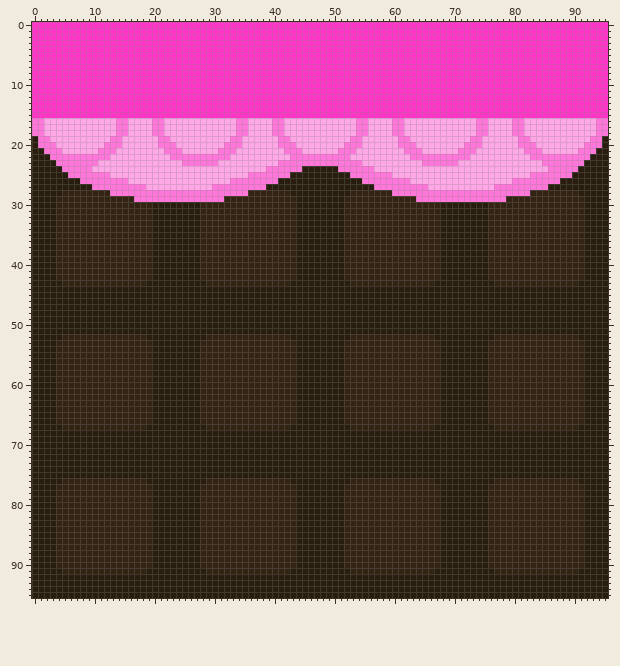
Sprite sheet, stored at Assets/TilePalette/CandyLandBubblegumSurface.png. Above: the version before the commit.
The file is 96x96 pixels.
After the commit:
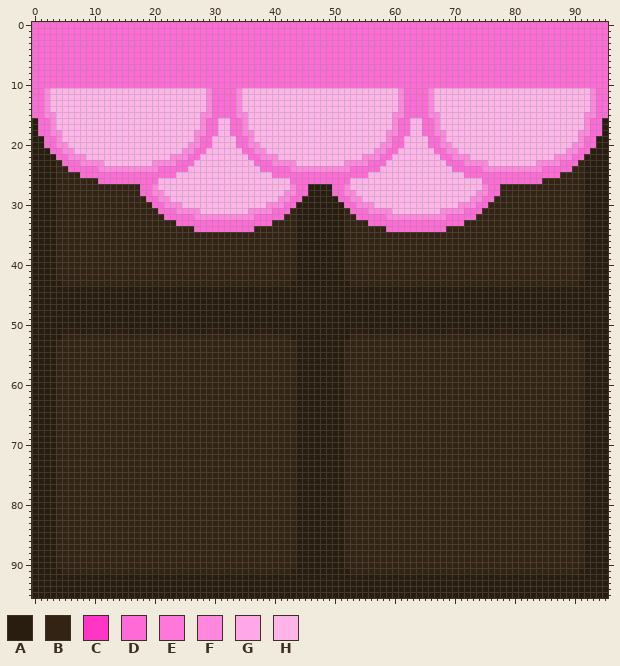
Palette (. is transparent): A #291d0f  B #332312  C #ff35c8  D #ff6ad6  E #ff77da  F #ff88de  G #ffa7e7  H #ffb4ea
Author's note on the commit: Fixed the candyland ground sprites and the bubblegum flooring.
What changed:
y 0..10: x 0..95 CCCCCCCCCCCCCCCCCCCCCCCCCCCCCCCCCCCCCCCCCCCCCCCCCCCCCCCCCCCCCCCCCCCCCCCCCCCCCCCCCCCCCCCCCCCCCCCC -> DDDDDDDDDDDDDDDDDDDDDDDDDDDDDDDDDDDDDDDDDDDDDDDDDDDDDDDDDDDDDDDDDDDDDDDDDDDDDDDDDDDDDDDDDDDDDDDD
y 11..14: x 0..95 CCCCCCCCCCCCCCCCCCCCCCCCCCCCCCCCCCCCCCCCCCCCCCCCCCCCCCCCCCCCCCCCCCCCCCCCCCCCCCCCCCCCCCCCCCCCCCCC -> DDFHHHHHHHHHHHHHHHHHHHHHHHHHHFDDDDFHHHHHHHHHHHHHHHHHHHHHHHHHHFDDDDFHHHHHHHHHHHHHHHHHHHHHHHHHHFDD
y 15: x 0..95 CCCCCCCCCCCCCCCCCCCCCCCCCCCCCCCCCCCCCCCCCCCCCCCCCCCCCCCCCCCCCCCCCCCCCCCCCCCCCCCCCCCCCCCCCCCCCCCC -> DDFFHHHHHHHHHHHHHHHHHHHHHHHHFFDDDDFFHHHHHHHHHHHHHHHHHHHHHHHHFFDDDDFFHHHHHHHHHHHHHHHHHHHHHHHHFFDD
y 16..17: x 0..95 EEGGGGGGGGGGGGEEGGGGEEGGGGGGGGGGGGEEGGGGEEGGGGGGGGGGGGEEGGGGEEGGGGGGGGGGGGEEGGGGEEGGGGGGGGGGGGEE -> ADDFHHHHHHHHHHHHHHHHHHHHHHHHFDDHHDDFHHHHHHHHHHHHHHHHHHHHHHHHFDDHHDDFHHHHHHHHHHHHHHHHHHHHHHHHFDDA
y 18: x 0..95 EEGGGGGGGGGGGGEEGGGGEEGGGGGGGGGGGGEEGGGGEEGGGGGGGGGGGGEEGGGGEEGGGGGGGGGGGGEEGGGGEEGGGGGGGGGGGGEE -> ADDFFHHHHHHHHHHHHHHHHHHHHHHFFDDHHDDFFHHHHHHHHHHHHHHHHHHHHHHFFDDHHDDFFHHHHHHHHHHHHHHHHHHHHHHFFDDA
y 19: x 1..94 EEGGGGGGGGGGEEGGGGGGEEGGGGGGGGGGEEGGGGGGEEGGGGGGGGGGEEGGGGGGEEGGGGGGGGGGEEGGGGGGEEGGGGGGGGGGEE -> ADDFHHHHHHHHHHHHHHHHHHHHHHFDDHHHHDDFHHHHHHHHHHHHHHHHHHHHHHFDDHHHHDDFHHHHHHHHHHHHHHHHHHHHHHFDDA
y 20: x 1..94 EEEGGGGGGGGEEEGGGGGGEEEGGGGGGGGEEEGGGGGGEEEGGGGGGGGEEEGGGGGGEEEGGGGGGGGEEEGGGGGGEEEGGGGGGGGEEE -> ADDFFHHHHHHHHHHHHHHHHHHHHFFDDHHHHDDFFHHHHHHHHHHHHHHHHHHHHFFDDHHHHDDFFHHHHHHHHHHHHHHHHHHHHFFDDA
y 21: x 2..93 EEEGGGGGGEEEGGGGGGGGEEEGGGGGGEEEGGGGGGGGEEEGGGGGGEEEGGGGGGGGEEEGGGGGGEEEGGGGGGGGEEEGGGGGGEEE -> ADDFFHHHHHHHHHHHHHHHHHHFFDDHHHHHHDDFFHHHHHHHHHHHHHHHHHHFFDDHHHHHHDDFFHHHHHHHHHHHHHHHHHHFFDDA
y 22: x 3..92 EEEEEEEEEEGGGGGGGGGGEEEEEEEEEEGGGGGGGGGGEEEEEEEEEEGGGGGGGGGGEEEEEEEEEEGGGGGGGGGGEEEEEEEEEE -> ADDFFFHHHHHHHHHHHHHHFFFDDHHHHHHHHDDFFFHHHHHHHHHHHHHHFFFDDHHHHHHHHDDFFFHHHHHHHHHHHHHHFFFDDA
y 23: x 4..91 EEEEEEEGGGGGGGGGGGGGGEEEEEEGGGGGGGGGGEEEEEEEEEEEEEEGGGGGGGGGGEEEEEEGGGGGGGGGGGGGGEEEEEEE -> BDDDFFFFHHHHHHHHFFFFDDDHHHHHHHHHHDDDFFFFHHHHHHHHFFFFDDDHHHHHHHHHHDDDFFFFHHHHHHHHFFFFDDDB
y 24: x 4..91 AEEEEEGGGGGGGGGGGGGGGGGGGGGGGGGGGGGEEEEEEAAAAAAEEEEEEGGGGGGGGGGGGGGGGGGGGGGGGGGGGGEEEEEA -> BBDDDDDFFFFFFFFFFDDDDDHHHHHHHHHHHHDDDDDFFFFFFFFFFDDDDDHHHHHHHHHHHHDDDDDFFFFFFFFFFDDDDDBB
y 25: x 4..91 AAEEEEEEEGGGGGGGGGGGGGGGGGGGGGGGEEEEEEEAAAAAAAAAAEEEEEEEGGGGGGGGGGGGGGGGGGGGGGGEEEEEEEAA -> BBBBDDDDDDDDDDDDDDDDHHHHHHHHHHHHHHHHDDDDDDDDDDDDDDDDHHHHHHHHHHHHHHHHDDDDDDDDDDDDDDDDBBBB
y 26: x 4..91 AAAAEEEEEEEEGGGGGGGGGGGGGGGGGEEEEEEEEAAAAAAAAAAAAAAEEEEEEEEGGGGGGGGGGGGGGGGGEEEEEEEEAAAA -> BBBBBBBDDDDDDDDDDHHHHHHHHHHHHHHHHHHHHHHDDDDDDDDDDHHHHHHHHHHHHHHHHHHHHHHDDDDDDDDDDBBBBBBB
y 27: x 4..45 AAAAAAEEEEEEEEEGGGGGGGGGGGEEEEEEEEEAAAAAAA -> BBBBBBBBBBBBBBDDFHHHHHHHHHHHHHHHHHHHHHHFDD; x 50..91 AAAAAAAEEEEEEEEEGGGGGGGGGGGEEEEEEEEEAAAAAA -> DDFHHHHHHHHHHHHHHHHHHHHHHFDDBBBBBBBBBBBBBB
y 28: x 4 A -> B; x 13..45 EEEEEEEEEEEEEEEEEEEEEEEBBBBBBBAAA -> BBBBBDDFFHHHHHHHHHHHHHHHHHHHHFFDD; x 50..82 AAABBBBBBBEEEEEEEEEEEEEEEEEEEEEEE -> DDFFHHHHHHHHHHHHHHHHHHHHFFDDBBBBB; x 91 A -> B
y 29: x 17..44 EEEEEEEEEEEEEEEBBBBBBBBBBBBA -> BBDDFFHHHHHHHHHHHHHHHHHHFFDD; x 51..78 ABBBBBBBBBBBBEEEEEEEEEEEEEEE -> DDFFHHHHHHHHHHHHHHHHHHFFDDBB
y 30: x 20..43 AAAAAAAABBBBBBBBBBBBBBBB -> DDFFFHHHHHHHHHHHHHHFFFDD; x 52..75 BBBBBBBBBBBBBBBBAAAAAAAA -> DDFFFHHHHHHHHHHHHHHFFFDD
y 31: x 20..42 AAAAAAAABBBBBBBBBBBBBBB -> BDDDFFFFHHHHHHHHFFFFDDD; x 53..75 BBBBBBBBBBBBBBBAAAAAAAA -> DDDFFFFHHHHHHHHFFFFDDDB
y 32: x 20..41 AAAAAAAABBBBBBBBBBBBBB -> BBDDDDDFFFFFFFFFFDDDDD; x 54..75 BBBBBBBBBBBBBBAAAAAAAA -> DDDDDFFFFFFFFFFDDDDDBB
y 33: x 20..39 AAAAAAAABBBBBBBBBBBB -> BBBBDDDDDDDDDDDDDDDD; x 56..75 BBBBBBBBBBBBAAAAAAAA -> DDDDDDDDDDDDDDDDBBBB
y 34: x 20..36 AAAAAAAABBBBBBBBB -> BBBBBBBDDDDDDDDDD; x 59..75 BBBBBBBBBAAAAAAAA -> DDDDDDDDDDBBBBBBB
y 35..42: x 20..27 AAAAAAAA -> BBBBBBBB; x 68..75 AAAAAAAA -> BBBBBBBB
y 43: x 19..28 AAAAAAAAAA -> BBBBBBBBBB; x 67..76 AAAAAAAAAA -> BBBBBBBBBB
y 52: x 19..28 AAAAAAAAAA -> BBBBBBBBBB; x 67..76 AAAAAAAAAA -> BBBBBBBBBB
y 53..66: x 20..27 AAAAAAAA -> BBBBBBBB; x 68..75 AAAAAAAA -> BBBBBBBB
y 67: x 4 A -> B; x 19..28 AAAAAAAAAA -> BBBBBBBBBB; x 43 A -> B; x 52 A -> B; x 67..76 AAAAAAAAAA -> BBBBBBBBBB; x 91 A -> B
y 68..75: x 4..43 AAAAAAAAAAAAAAAAAAAAAAAAAAAAAAAAAAAAAAAA -> BBBBBBBBBBBBBBBBBBBBBBBBBBBBBBBBBBBBBBBB; x 52..91 AAAAAAAAAAAAAAAAAAAAAAAAAAAAAAAAAAAAAAAA -> BBBBBBBBBBBBBBBBBBBBBBBBBBBBBBBBBBBBBBBB
y 76: x 4 A -> B; x 19..28 AAAAAAAAAA -> BBBBBBBBBB; x 43 A -> B; x 52 A -> B; x 67..76 AAAAAAAAAA -> BBBBBBBBBB; x 91 A -> B
y 77..90: x 20..27 AAAAAAAA -> BBBBBBBB; x 68..75 AAAAAAAA -> BBBBBBBB
y 91: x 19..28 AAAAAAAAAA -> BBBBBBBBBB; x 67..76 AAAAAAAAAA -> BBBBBBBBBB
Pixel boxes of the changes (left, top, right, bottom) in both pictures:
changed: (32, 22, 608, 286)
changed: (56, 334, 296, 574)
changed: (344, 334, 584, 574)
